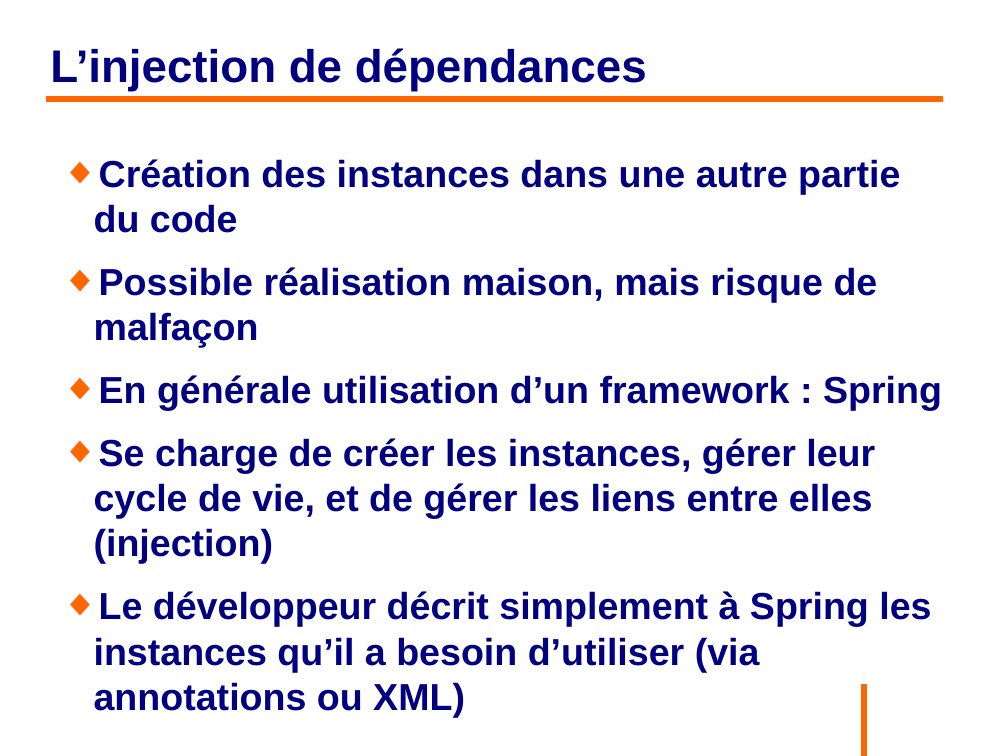
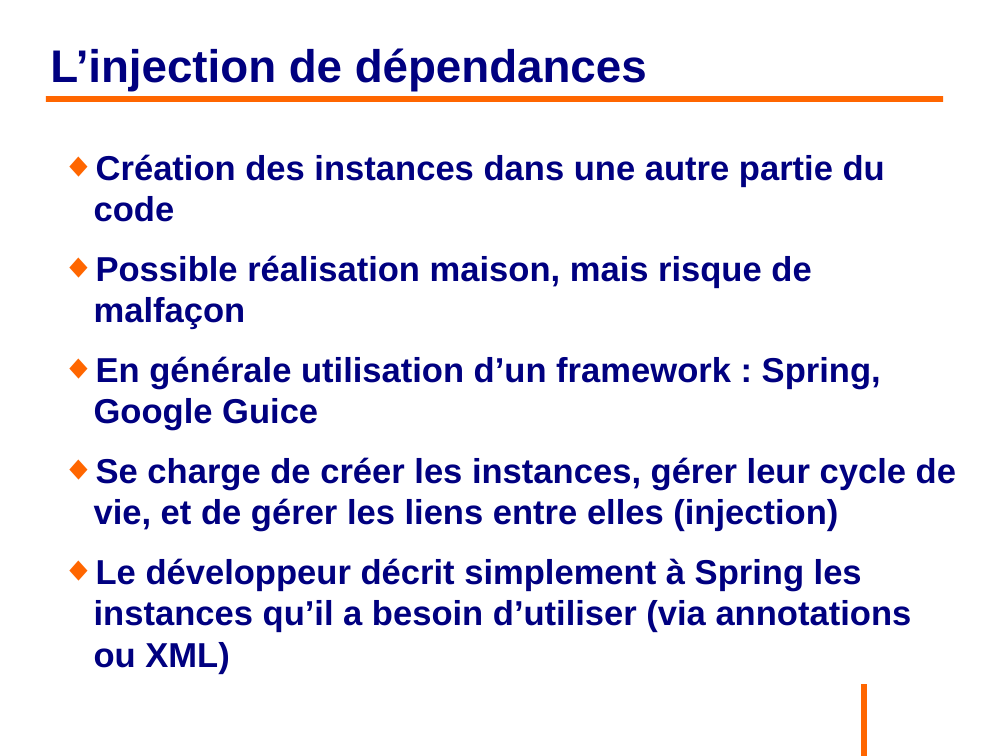
Before and after one commit to philphils/formation-spring, a slide deck: slide 31 of Documentation/diapo_formation_spring.odp. Drawn at 1008x756 pixels with LibreOffice and Linux fonts; fonts in the diff are those of the drawing; background and template pictures are left out. Boxes give left, top, right and bottom in pixels: in the first picture for what was removed or moved away, otherwise in the second. Text is boxed around its words. In the diff, an @@ line names an element or a change of style, - is before the commit and + after.

```diff
--- a/Documentation/diapo_formation_spring.odp
+++ b/Documentation/diapo_formation_spring.odp
@@ text at box(94, 154, 956, 674): size 29.6 to 27.2 pt in "Création des instances dans une autre partie ...", "Possible réalisation maison, mais risque de malfaçon", "Se charge de créer les instances, gérer ...", "Le développeur décrit simplement à Spring les ..." @@
@@ text at box(94, 356, 881, 431): text changed; size 29.6 to 27.2 pt @@
-◆ En générale utilisation d’un framework : Spring
+◆ En générale utilisation d’un framework : Spring, Google Guice
```
Also in this commit, not shown: 5 other slides changed, 2 slides added.
